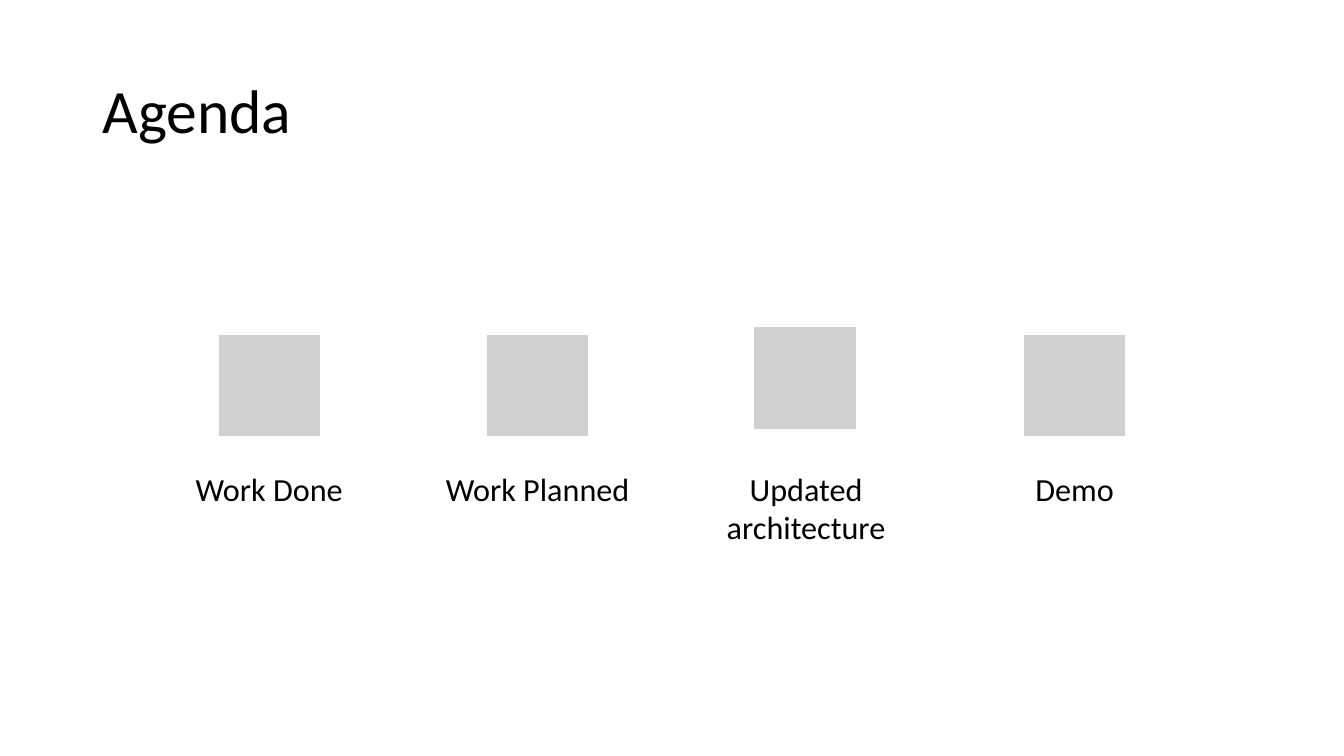
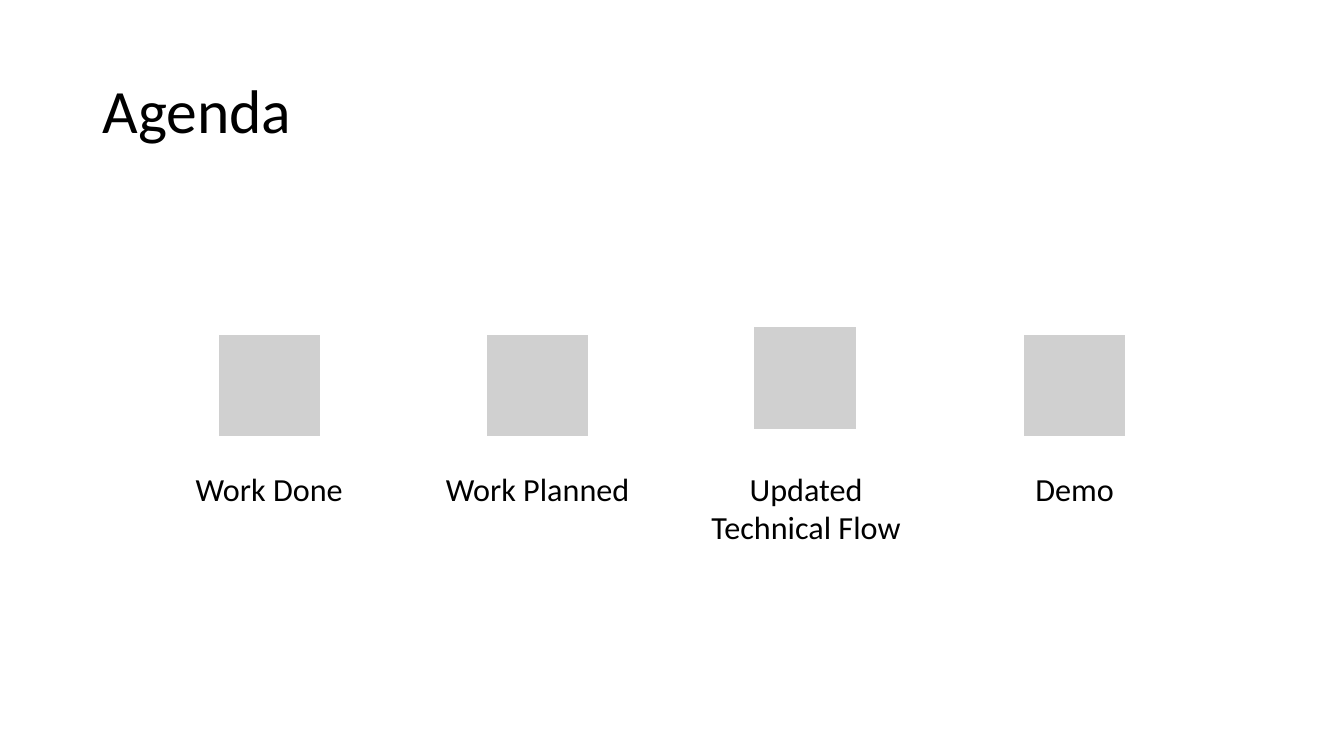
Before and after one commit to SeanMcCrossanTUD/TUD-Group-Project, a slide deck: slide 2 of Project supporting Artifacts/Friday Presentations/presentation_Friday_0112.pptx. Drawn at 1344x756 pixels with LibreOffice and Linux fonts; fonts in the diff are those of the drawing; grey boxes stand for pictures. Boxes give left, top, right and bottom in pixels: in the first picture for what was removed or moved away, otherwise in the second. Text is boxed around its words. In the diff, an @@ line names an element or a change of style, - is before the commit and + after.

```diff
--- a/Project supporting Artifacts/Friday Presentations/presentation_Friday_0112.pptx
+++ b/Project supporting Artifacts/Friday Presentations/presentation_Friday_0112.pptx
@@ text at bbox=[711, 478, 900, 540]: text changed @@
-Updated architecture
+Updated Technical Flow
```
Also in this commit, not shown: 2 other slides changed, 4 slides added.
